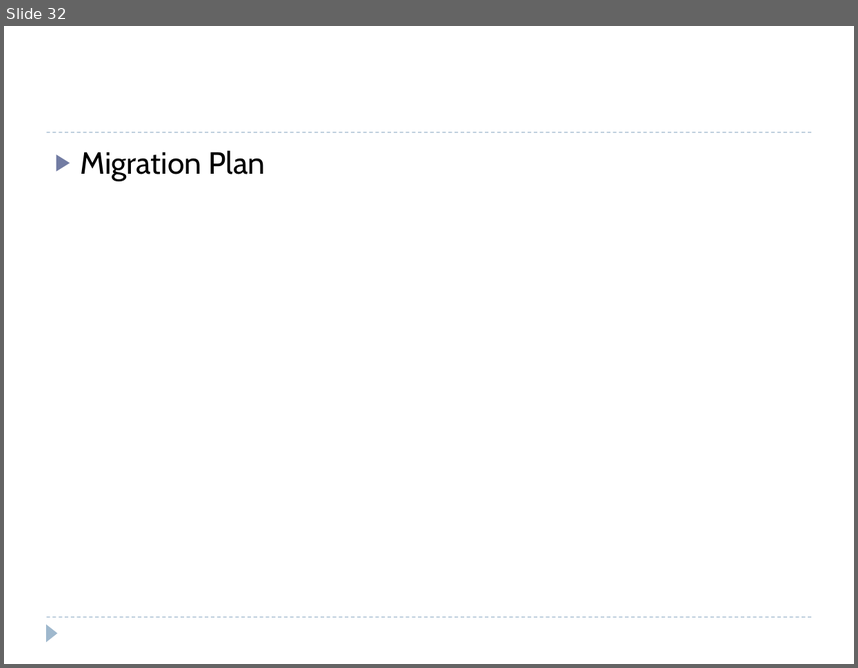
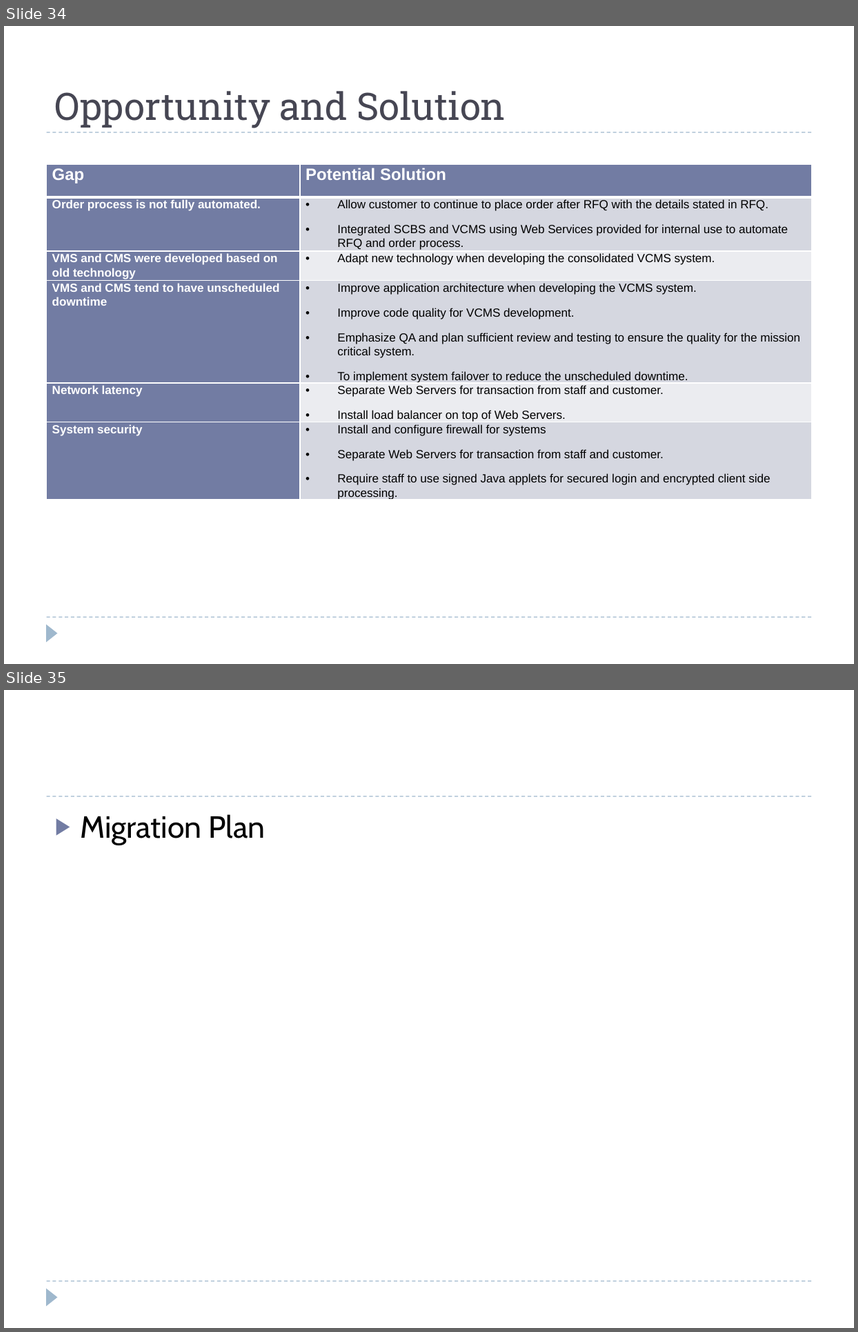
Before and after one commit to windieccf/t1-shipping, a slide deck: Enterprise Architech Presentation.pptx. Shown one above the other, each under a label of ours: slide 32 before the commit, slides 34 and 35 after it. The pictures are 858x668 and 858x1332 pixels, drawn with LibreOffice and Linux fonts; fonts in the diff are those of the drawing. Boxes give left, top, right and bottom in pixels: in the first picture for what was removed or moved away, otherwise in the second. Text is boxed around its words. In the diff, an @@ line names an element or a change of style, - is before the commit and + after.

```diff
--- a/Enterprise Architech Presentation.pptx
+++ b/Enterprise Architech Presentation.pptx
@@ slide 34 added at box(4, 26, 854, 664), background #FFFFFF; not listed: 3 template elements that a slide beside it also shows @@
@@ title added at box(55, 91, 506, 128), 32 pt, text #464653 @@
+Opportunity and Solution
@@ table added at box(47, 164, 811, 502), 6 rows, 2 columns @@
+Gap | Potential Solution
+Order process is not fully automated. | Allow customer to continue to place order after RFQ with the details stated in RFQ. / Integrated SCBS and VCMS using Web Services provided for internal use to automate RFQ and order process.
+VMS and CMS were developed based on old technology | Adapt new technology when developing the consolidated VCMS system.
+VMS and CMS tend to have unscheduled downtime | Improve application architecture when developing the VCMS system. / Improve code quality for VCMS development. / Emphasize QA and plan sufficient review and testing to ensure the quality for the mission critical system. / To implement system failover to reduce the unscheduled downtime.
+Network latency | Separate Web Servers for transaction from staff and customer. / Install load balancer on top of Web Servers.
+System security | Install and configure firewall for systems / Separate Web Servers for transaction from staff and customer. / Require staff to use signed Java applets for secured login and encrypted client side processing.
@@ what was slide 32 is now slide 35 @@
```
Also in this commit, not shown: 2 other slides added.
